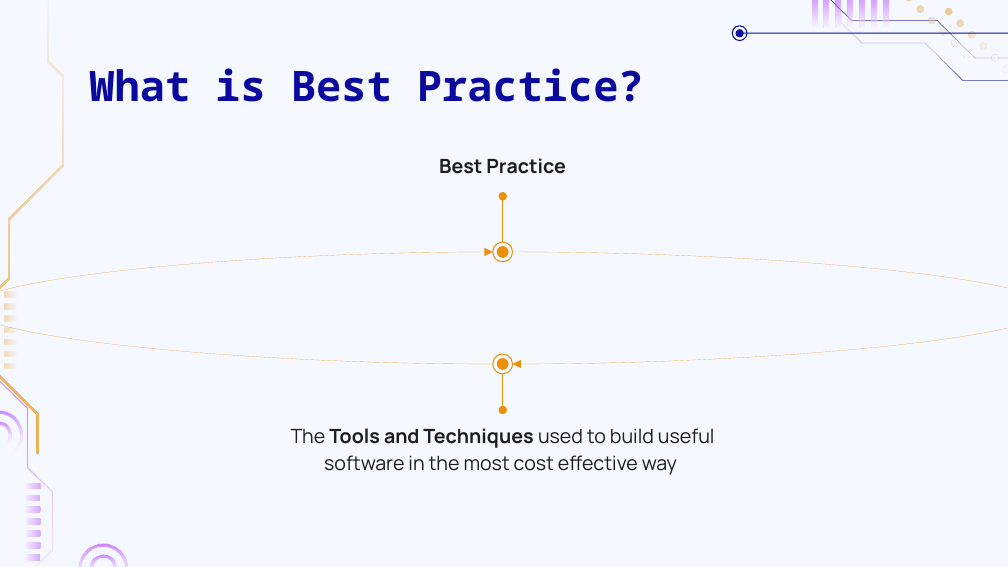
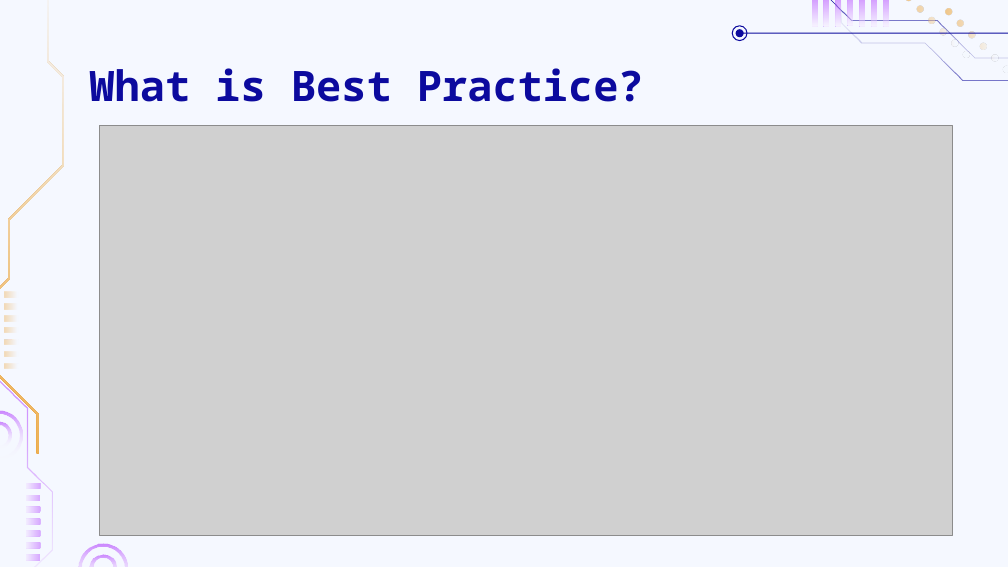
Before and after one commit to keithharrisonuk/Presentations, a slide deck: slide 8 of Software Development Best Practices Talk/Best Practice Talk.odp. Drawn at 1008x567 pixels with LibreOffice and Linux fonts; fonts in the diff are those of the drawing; grey boxes stand for pictures; background and template pictures are left out. Boxes give left, top, right and bottom in pixels: in the first picture for what was removed or moved away, otherwise in the second. Text is boxed around its words. In the diff, an @@ line names an element or a change of style, - is before the commit and + after.

```diff
--- a/Software Development Best Practices Talk/Best Practice Talk.odp
+++ b/Software Development Best Practices Talk/Best Practice Talk.odp
@@ picture added at (x1=99, y1=125, x2=952, y2=535) @@
@@ text removed at (x1=439, y1=158, x2=566, y2=174) @@
-Best Practice
@@ elbow arrow removed from (503, 242) to (503, 197) @@
@@ curved arrow removed from (493, 364) to (493, 252) @@
@@ freeform shape removed at (x1=493, y1=242, x2=513, y2=262) @@
@@ freeform shape removed at (x1=497, y1=246, x2=509, y2=258) @@
@@ curved arrow removed from (513, 252) to (513, 364) @@
@@ ellipse removed at (x1=493, y1=354, x2=513, y2=374) @@
@@ ellipse removed at (x1=497, y1=358, x2=509, y2=370) @@
@@ elbow arrow removed from (503, 374) to (503, 410) @@
@@ text removed at (x1=291, y1=428, x2=715, y2=475) @@
-The Tools and Techniques used to build useful software in the most cost effective way
```
Also in this commit, not shown: 11 other slides changed, 3 slides added.
